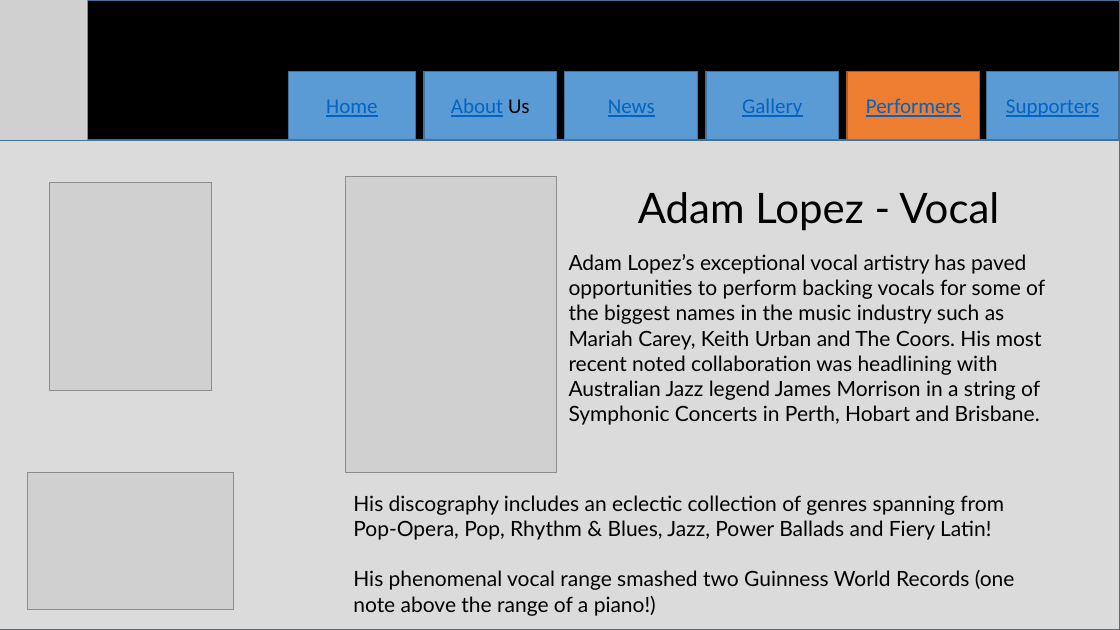
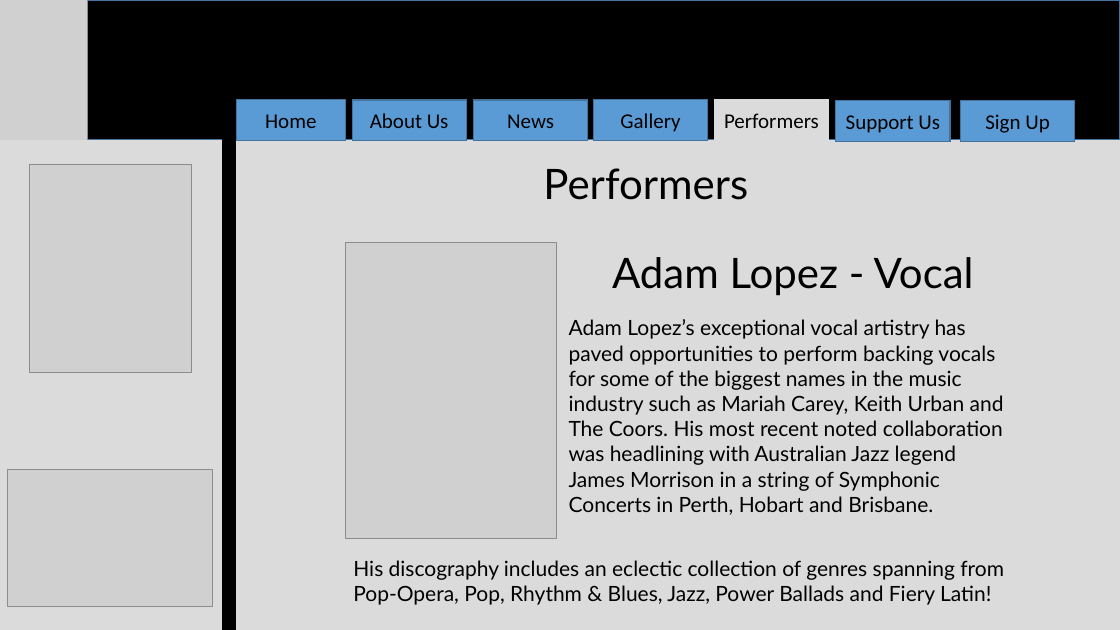
Before and after one commit to JacobJ97/Barrier-Reef-Orchestra-Website, a slide deck: slide 11 of Design Comps/barrier reef powerpoint simulation.pptx (slide 7 before the commit). Drawn at 1120x630 pixels with LibreOffice and Linux fonts; fonts in the diff are those of the drawing; grey boxes stand for pictures. Boxes give left, top, right and bottom in pixels: in the first picture for what was removed or moved away, otherwise in the second. Text is boxed around its words. In the diff, an @@ line names an element or a change of style, - is before the commit and + after.

```diff
--- a/Design Comps/barrier reef powerpoint simulation.pptx
+++ b/Design Comps/barrier reef powerpoint simulation.pptx
@@ rectangle removed at [986,71,1119,140] @@
-Supporters
@@ rectangle "Home": place and size @@
-rectangle "Home" at [288,71,415,140]
+rectangle "Home" at [236,100,345,140]
@@ rectangle "About Us": place and size @@
-rectangle "About Us" at [424,71,557,140]
+rectangle "About Us" at [352,100,466,140]
@@ rectangle "About Us" at [352,100,466,140]: text colour #0563C1 to #000000, underline off in "About" @@
@@ rectangle "News": place and size @@
-rectangle "News" at [565,71,698,140]
+rectangle "News" at [474,100,588,140]
@@ text colour #0563C1 to #000000, underline off in 3 elements at [236,100,345,140], [474,100,588,140], [594,100,708,140] @@
@@ rectangle "Gallery": place and size @@
-rectangle "Gallery" at [706,71,839,140]
+rectangle "Gallery" at [594,100,708,140]
@@ rectangle "Performers": place and size @@
-rectangle "Performers" at [847,71,980,140]
+rectangle "Performers" at [715,100,829,140]
@@ rectangle "Performers" at [715,100,829,140]: text colour #0563C1 to #000000, underline off; fill #ED7D31 to #DBDBDB; outline #AF5C24 1 pt to #DBDBDB 1 pt @@
@@ rectangle added at [836,101,950,141], fill #5B9BD5, outline #43739E 1 pt, 18 pt, text #000000 @@
+Support Us
@@ rectangle added at [960,101,1075,141], fill #5B9BD5, outline #43739E 1 pt, 18 pt, text #000000 @@
+Sign Up
@@ rectangle at [0,140,1120,630]: outline #43739E 1 pt to #DBDBDB 1 pt @@
@@ rectangle added at [223,139,235,630], fill #000000, outline #000000 1 pt @@
@@ picture: place and size @@
-picture at [50,182,211,390]
+picture at [30,165,192,372]
@@ text added at [543,168,748,200], 36 pt, text #000000 @@
+Performers
@@ picture: place and size @@
-picture at [345,177,557,473]
+picture at [345,242,557,538]
@@ text "Adam Lopez - Vocal": place and size @@
-text "Adam Lopez - Vocal" at [638,192,999,231]
+text "Adam Lopez - Vocal" at [612,257,974,296]
@@ text "Adam Lopez’s exceptional vocal artistry ..." rewrapped from [569,254,1045,425] to [569,319,1004,515] @@
@@ picture: place and size @@
-picture at [28,473,233,610]
+picture at [8,470,213,607]
@@ text "His discography includes an eclectic ...": place and size @@
-text "His discography includes an eclectic ..." at [353,495,1015,616]
+text "His discography includes an eclectic ..." at [353,560,1004,605]
@@ text at [353,570,1015,616]: paragraph removed @@
-His phenomenal vocal range smashed two Guinness World Records (one note above the range of a piano!)
```
Also in this commit, not shown: 7 other slides changed, 9 slides added.
